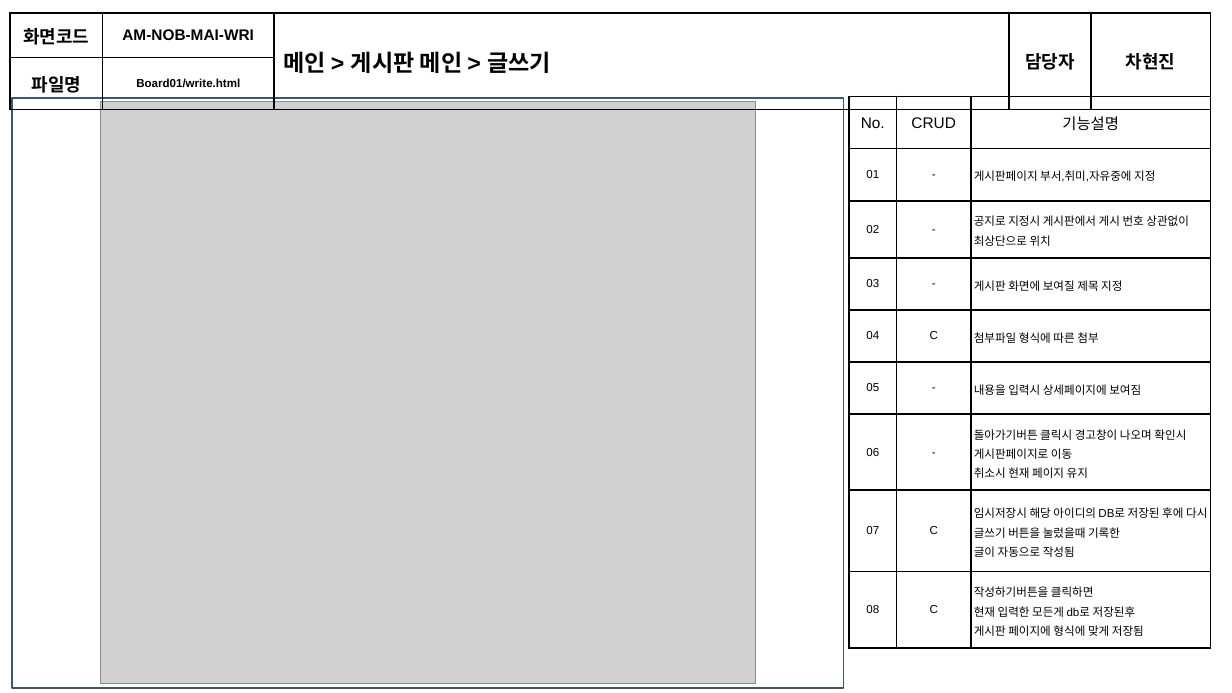
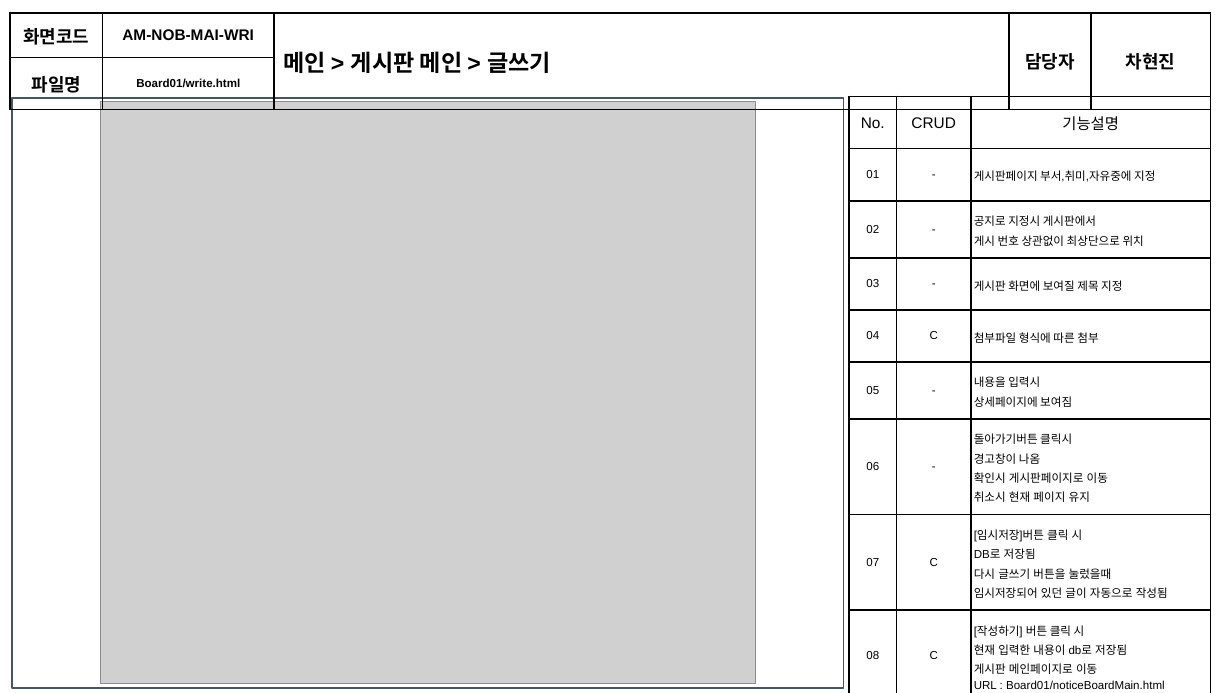
Before and after one commit to soulluna/-6th-_cosmo_1th_group, a slide deck: slide 54 of 작업완료포트폴리오/4. 화면설계서/[6기]1조_화면설계서_V1.5.pptx (slide 55 before the commit). Drawn at 1232x693 pixels with LibreOffice and Linux fonts; fonts in the diff are those of the drawing; grey boxes stand for pictures. Boxes give left, top, right and bottom in pixels: in the first picture for what was removed or moved away, otherwise in the second. Text is boxed around its words. In the diff, an @@ line names an element or a change of style, - is before the commit and + after.

```diff
--- a/작업완료포트폴리오/4. 화면설계서/[6기]1조_화면설계서_V1.5.pptx
+++ b/작업완료포트폴리오/4. 화면설계서/[6기]1조_화면설계서_V1.5.pptx
@@ table: place and size @@
-table at (10,13,1211,316)
+table at (10,13,1211,97)
@@ table at (849,97,1211,693) @@
-row 3, column 3: 공지로 지정시 게시판에서 게시 번호 상관없이 최상단으로 위치
+row 3, column 3: 공지로 지정시 게시판에서 / 게시 번호 상관없이 최상단으로 위치
-row 6, column 3: 내용을 입력시 상세페이지에 보여짐
+row 6, column 3: 내용을 입력시 / 상세페이지에 보여짐
-row 7, column 3: 돌아가기버튼 클릭시 경고창이 나오며 확인시 게시판페이지로 이동 / 취소시 현재 페이지 유지
+row 7, column 3: 돌아가기버튼 클릭시 / 경고창이 나옴 / 확인시 게시판페이지로 이동 / 취소시 현재 페이지 유지
-row 8, column 3: 임시저장시 해당 아이디의 DB로 저장된 후에 다시 글쓰기 버튼을 눌렀을때 기록한 / 글이 자동으로 작성됨
+row 8, column 3: [임시저장]버튼 클릭 시 / DB로 저장됨 / 다시 글쓰기 버튼을 눌렀을때 / 임시저장되어 있던 글이 자동으로 작성됨
-row 9, column 3: 작성하기버튼을 클릭하면 / 현재 입력한 모든게 db로 저장된후 / 게시판 페이지에 형식에 맞게 저장됨
+row 9, column 3: [작성하기] 버튼 클릭 시 / 현재 입력한 내용이 db로 저장됨 / 게시판 메인페이지로 이동 / URL : Board01/noticeBoardMain.html
```
Also in this commit, not shown: 48 other slides changed, 1 slide removed, 31 other files.
